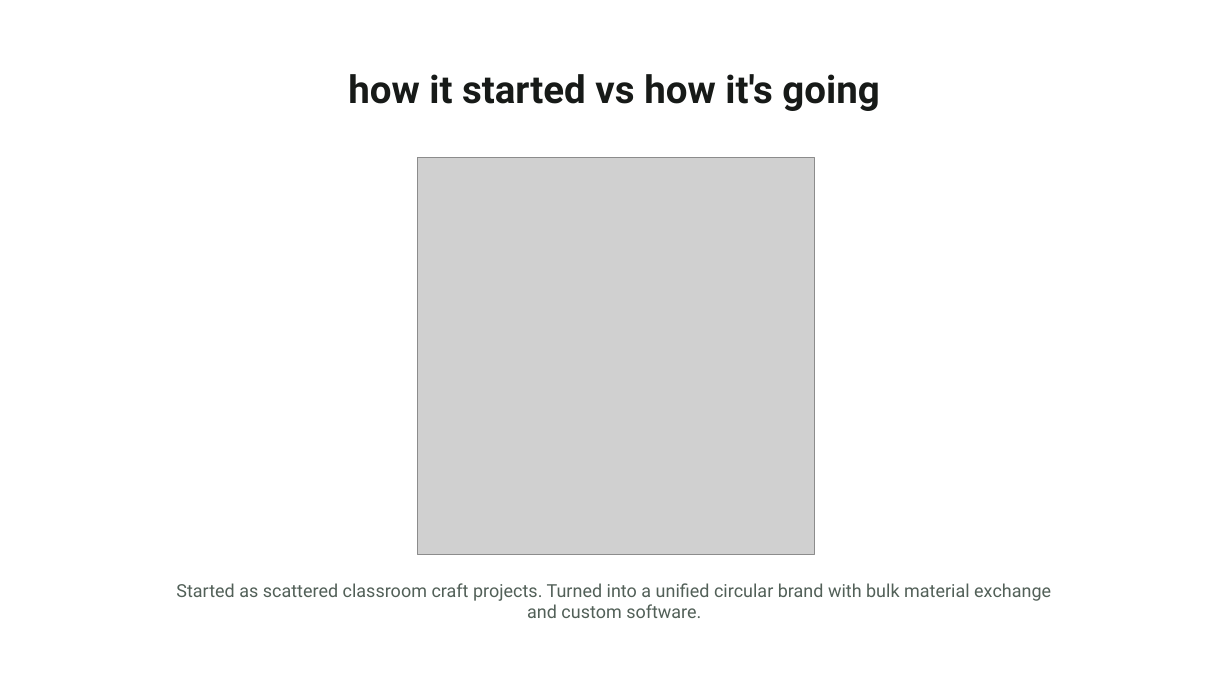
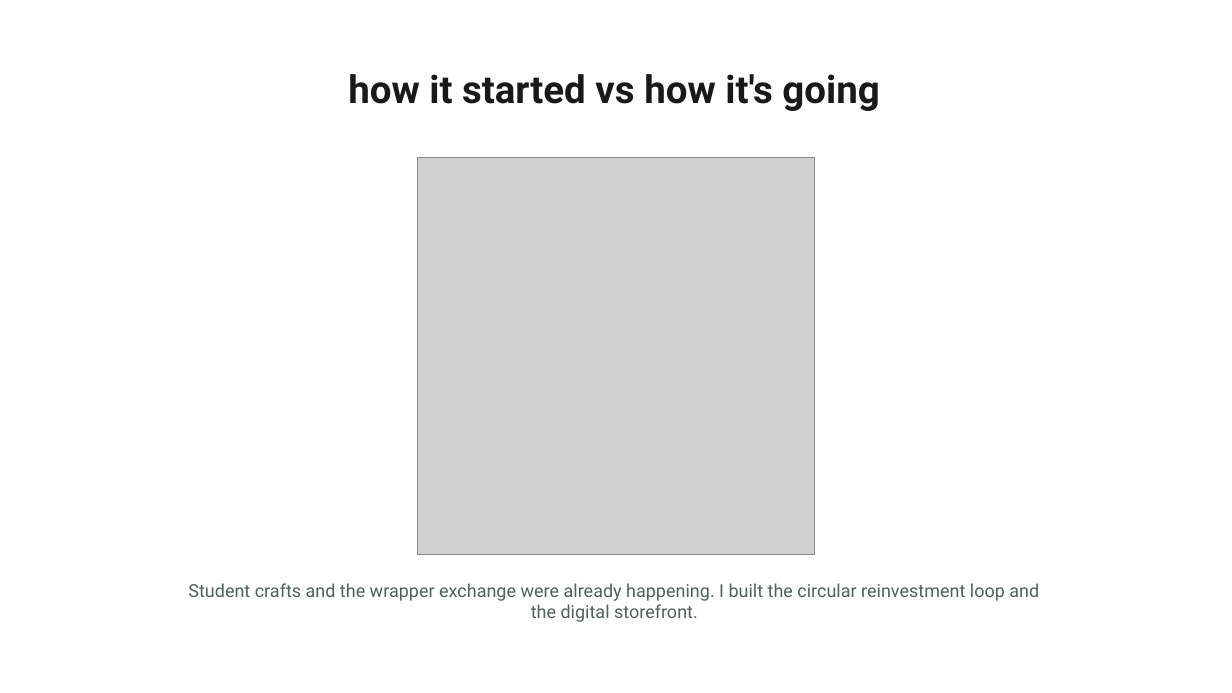
Before and after one commit to Harman209/ecoloop, a slide deck: slide 4 of docs/presentation/ecoloop-presentation.pptx. Drawn at 1232x693 pixels with LibreOffice and Linux fonts; fonts in the diff are those of the drawing; grey boxes stand for pictures. Boxes give left, top, right and bottom in pixels: in the first picture for what was removed or moved away, otherwise in the second. Text is boxed around its words. In the diff, an @@ line names an element or a change of style, - is before the commit and + after.

Commit message:
spotlight true builder role: circular reinvestment model and digital storefront

```diff
--- a/docs/presentation/ecoloop-presentation.pptx
+++ b/docs/presentation/ecoloop-presentation.pptx
@@ text at box(188, 583, 1039, 622): text changed @@
-Started as scattered classroom craft projects. Turned into a unified circular brand with bulk material exchange and custom software.
+Student crafts and the wrapper exchange were already happening. I built the circular reinvestment loop and the digital storefront.
```
Also in this commit, not shown: 7 other files.
